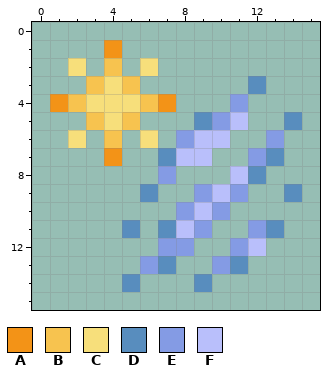
One commit to this pixel-art sprite: files/ui_gfx/gun_actions/unimplemented/slash_trigger.png. Above, as it was before the edit.
The file is 16x16 pixels.
Palette (. is transparent): A #f39317  B #f7c34f  C #f7df7b  D #588dbe  E #849be4  F #b9bffb
Pixels before, first column x 1:
 1 ...A..........
 2 .C.B.C........
 3 ..BCB......D..
 4 ABCCCBA...E...
 5 ..BCB...DEF..D
 6 .C.B.C.EFF..E.
 7 ...A..DFF..ED.
 8 ......E...FD..
 9 .....D..EFE..D
10 .......EFE....
11 ....D.DFE..ED.
12 ......EE..EF..
13 .....ED..ED...
14 ....D...D.....
After the commit:
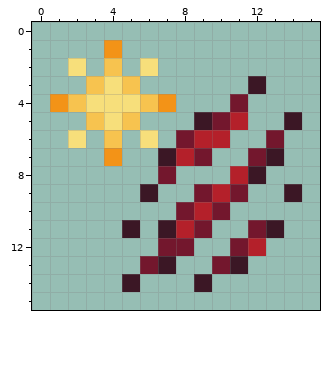
Difference:
Colour D changes from #588dbe to #3b1725.
Colour E changes from #849be4 to #73172d.
Colour F changes from #b9bffb to #b4202a.
The author changed colour F to colour E in row 7 at x 9.
Where, in picture pixels (left, top, right, bottom), the same in both pictures:
changed: (122, 76, 302, 292)
